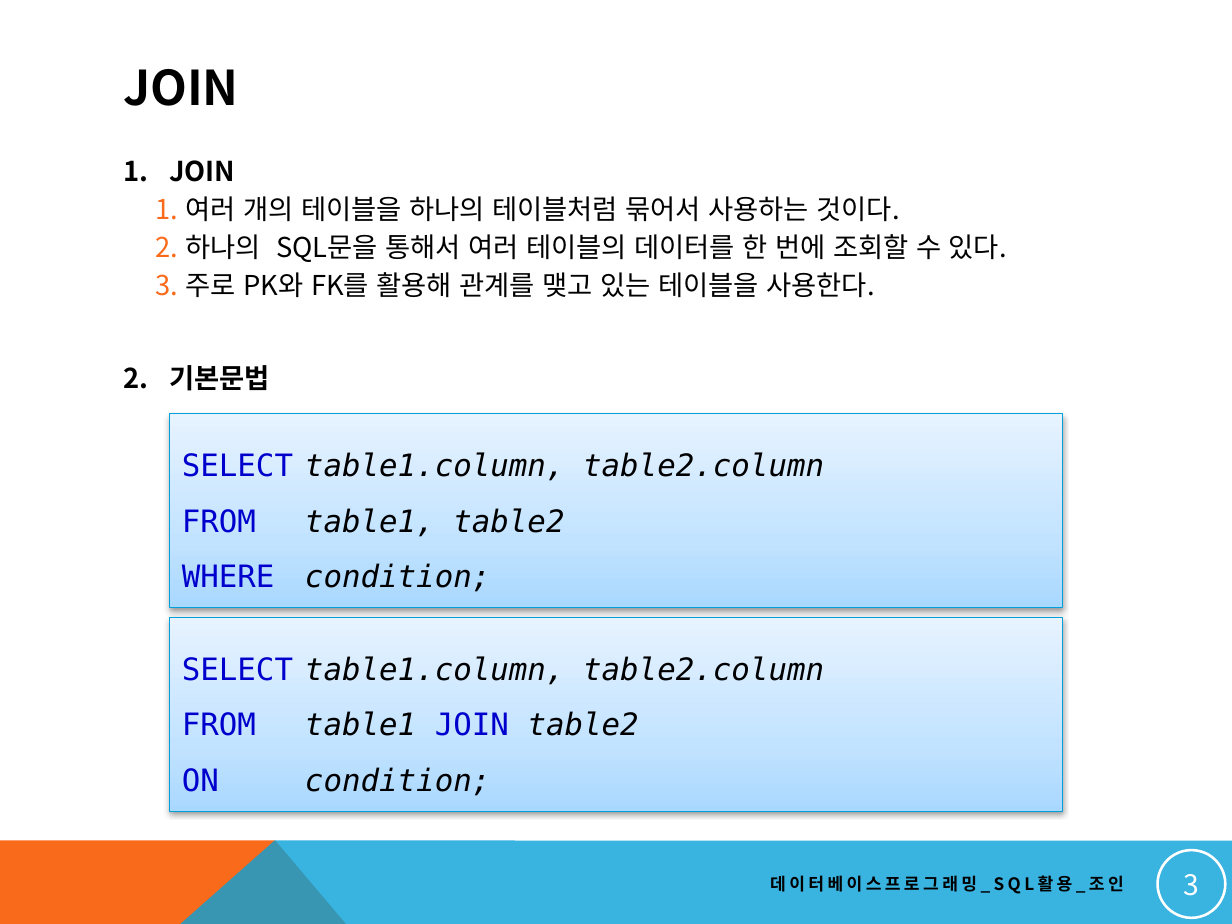
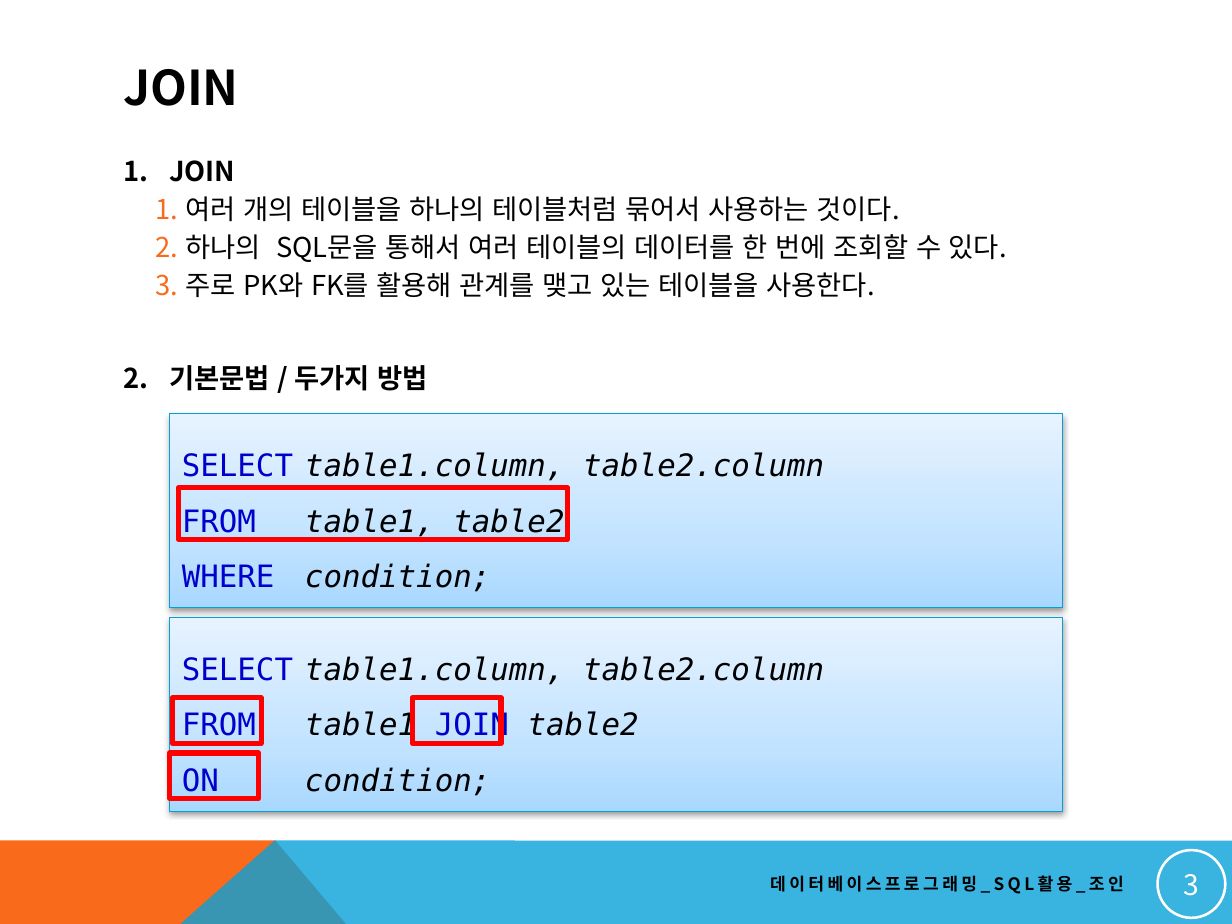
Before and after one commit to soeun1365/dbstudy, a slide deck: slide 3 of NEW_DBMS교안/16. 고급 SQL 작성하기_조인.pptx. Drawn at 1232x924 pixels with LibreOffice and Linux fonts; fonts in the diff are those of the drawing. Boxes give left, top, right and bottom in pixels: in the first picture for what was removed or moved away, otherwise in the second. Text is boxed around its words. In the diff, an @@ line names an element or a change of style, - is before the commit and + after.

```diff
--- a/NEW_DBMS교안/16. 고급 SQL 작성하기_조인.pptx
+++ b/NEW_DBMS교안/16. 고급 SQL 작성하기_조인.pptx
@@ text at [169, 365, 427, 391]: text changed @@
-2. 기본문법
+2. 기본문법 / 두가지 방법
@@ rectangle added at [179, 488, 568, 540], outline #FF0000 3 pt @@
@@ rectangle added at [172, 699, 261, 744], outline #FF0000 3 pt @@
@@ rectangle added at [413, 699, 501, 744], outline #FF0000 3 pt @@
@@ rectangle added at [170, 753, 259, 798], outline #FF0000 3 pt @@
```
Also in this commit, not shown: 4 other slides changed, 9 other files.
